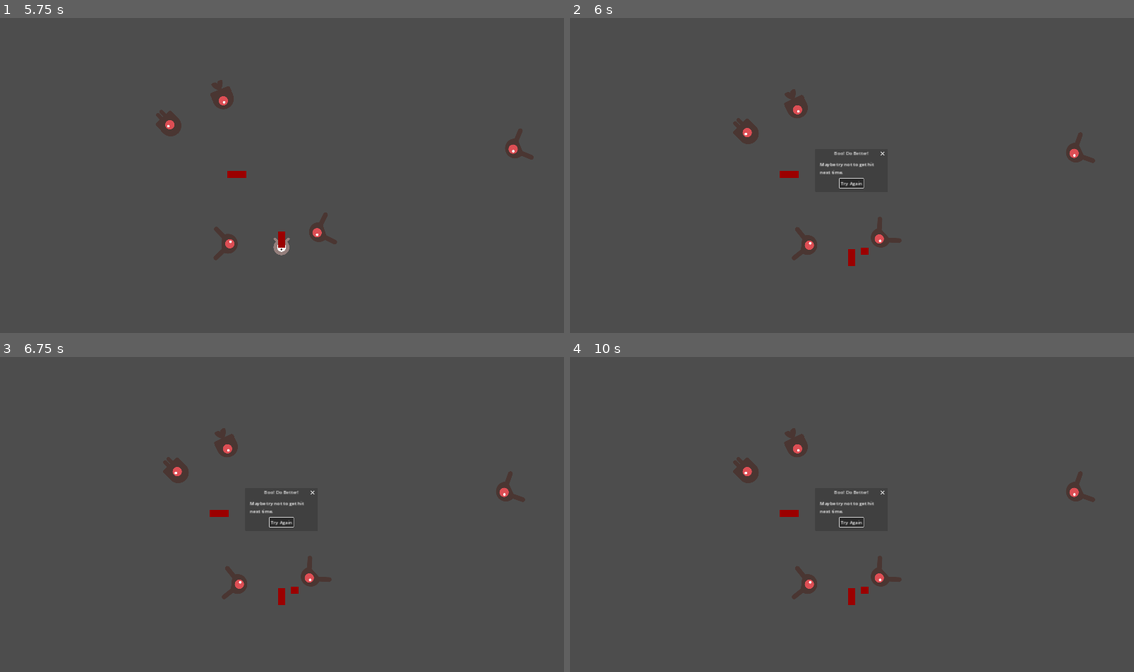
Above: before the commit, frames 1-4 (two rows, left to right).
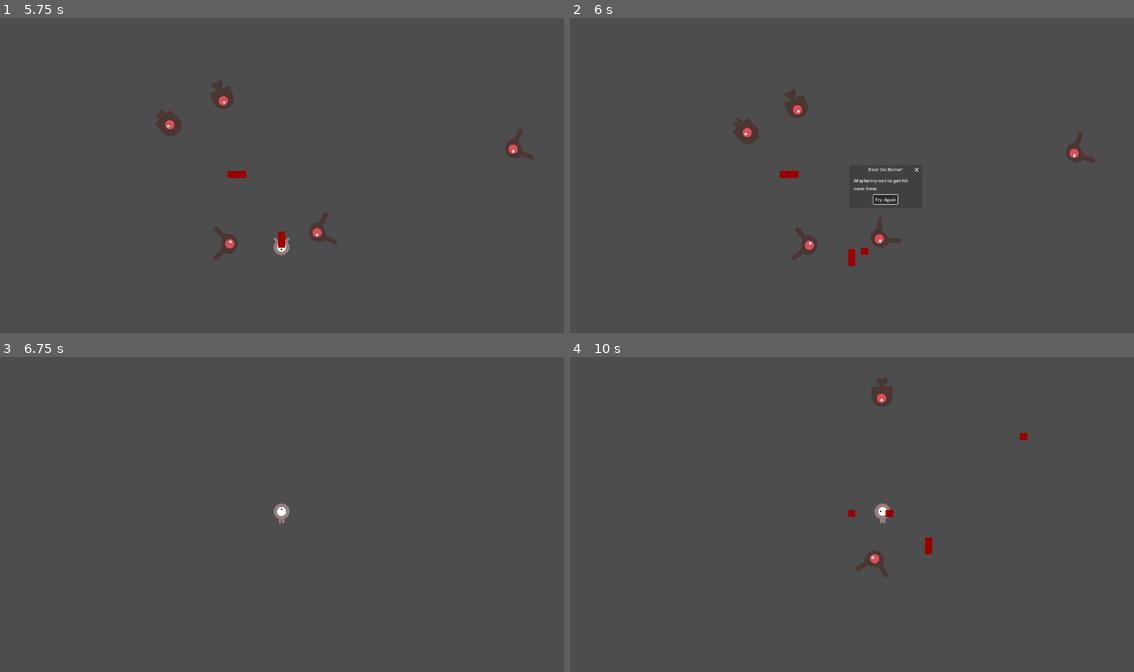
Above: after the commit, the same moments.

Repository: IanMillican/CS2053Project
Game: Godot game, scene res://creepRes/level1Creeps.tscn
The game is run twice, just before and just after one commit, with the same random seed, the same clock (stepped at 60 frames per second) and the same inputs. This scene is started directly instead of the project's main scene.
Inputs (mouse positions are in pixels of both pictures, inside the frame that each line leads up to):
- Up to frame 1 (5.75 s): tap Enter at 0.5 s; hold Right (ui_right) 0.53-1.28 s; hold Space (shoot) 0.53-1.28 s; hold Down (ui_down) 1.28-2.03 s; tap Space (shoot) at 1.35, 2.85, 4.35 s; hold Right (ui_right) 2.03-2.78 s; hold Space (shoot) 2.03-2.78 s; hold Up (ui_up) 2.78-3.53 s; hold Space (shoot) 3.53-4.28 s; hold Left (ui_left) 3.53-5.03 s; hold Down (ui_down) from 5.03 s (still down); hold Space (shoot) from 5.03 s (still down)
- Up to frame 2 (6 s): release Down (ui_down) at 5.78 s; release Space (shoot) at 5.78 s; hold Right (ui_right) from 5.78 s (still down); tap Space (shoot) at 5.85 s
- Up to frame 3 (6.75 s): release Right (ui_right) at 6.5 s; click (315, 539) at 6.5 s, where only the run after the commit has a clickable "Try Again"
- Up to frame 4 (10 s): tap Space (shoot) at 7.25, 8.1, 9.6 s; hold Up (ui_up) 7.28-8.03 s; hold Space (shoot) 7.28-8.03 s; hold Right (ui_right) 8.03-8.78 s; hold Down (ui_down) 8.78-9.53 s; hold Space (shoot) 8.78-9.53 s; hold Left (ui_left) from 9.53 s (still down)

Frame 1 is identical in both runs. In frame 2, 0.5% of the frame differs, in the area x 44-62%, y 42-60%; in frame 3, 1.6%; in frame 4, 2.2%, in the area x 28-94%, y 6-79%.

Commit message:
Can lose and restart the level

Diff:
--- a/cs2053-thegame/creepRes/level1Creeps.tscn
+++ b/cs2053-thegame/creepRes/level1Creeps.tscn
@@ -45,6 +45,7 @@
 offset_bottom = 40.0
 
 [node name="LoseScreen" type="AcceptDialog" parent="Control"]
+process_mode = 3
 title = "Boo! Do Better!"
 position = Vector2i(960, 540)
 size = Vector2i(231, 106)
--- a/cs2053-thegame/creepRes/level_1_creeps.gd
+++ b/cs2053-thegame/creepRes/level_1_creeps.gd
@@ -54,11 +54,13 @@
 	$scoreTimer.start()
 
 func _on_player_hit() -> void:
-	$Control/LoseScreen.popup_centered()
+	$Control/LoseScreen.visible = true
 	get_tree().paused = true
 
 func _on_lose_screen_canceled() -> void:
 	get_tree().change_scene_to_file("res://2DMainMenu/mainMenu.tscn")
 
 func _on_lose_screen_confirmed() -> void:
+	print("test")
+	get_tree().paused = false
 	get_tree().reload_current_scene()
